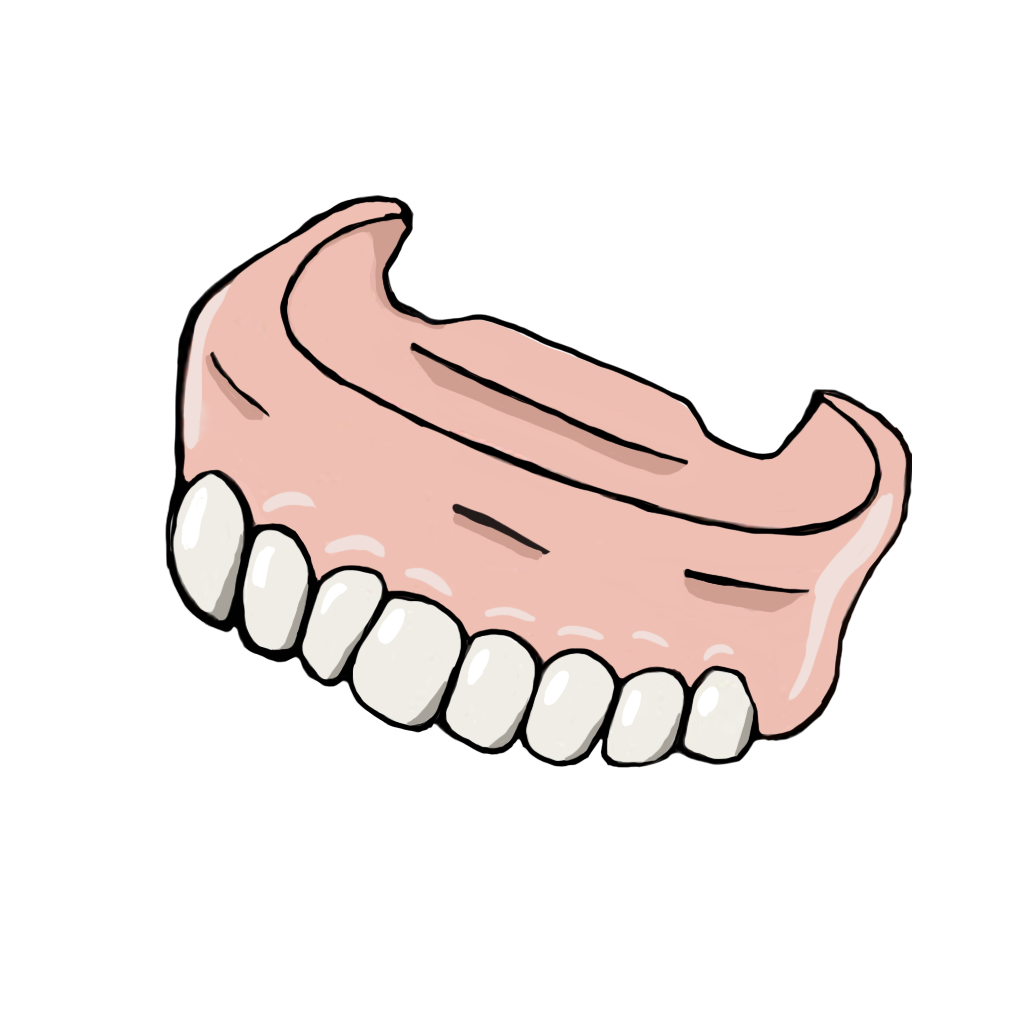
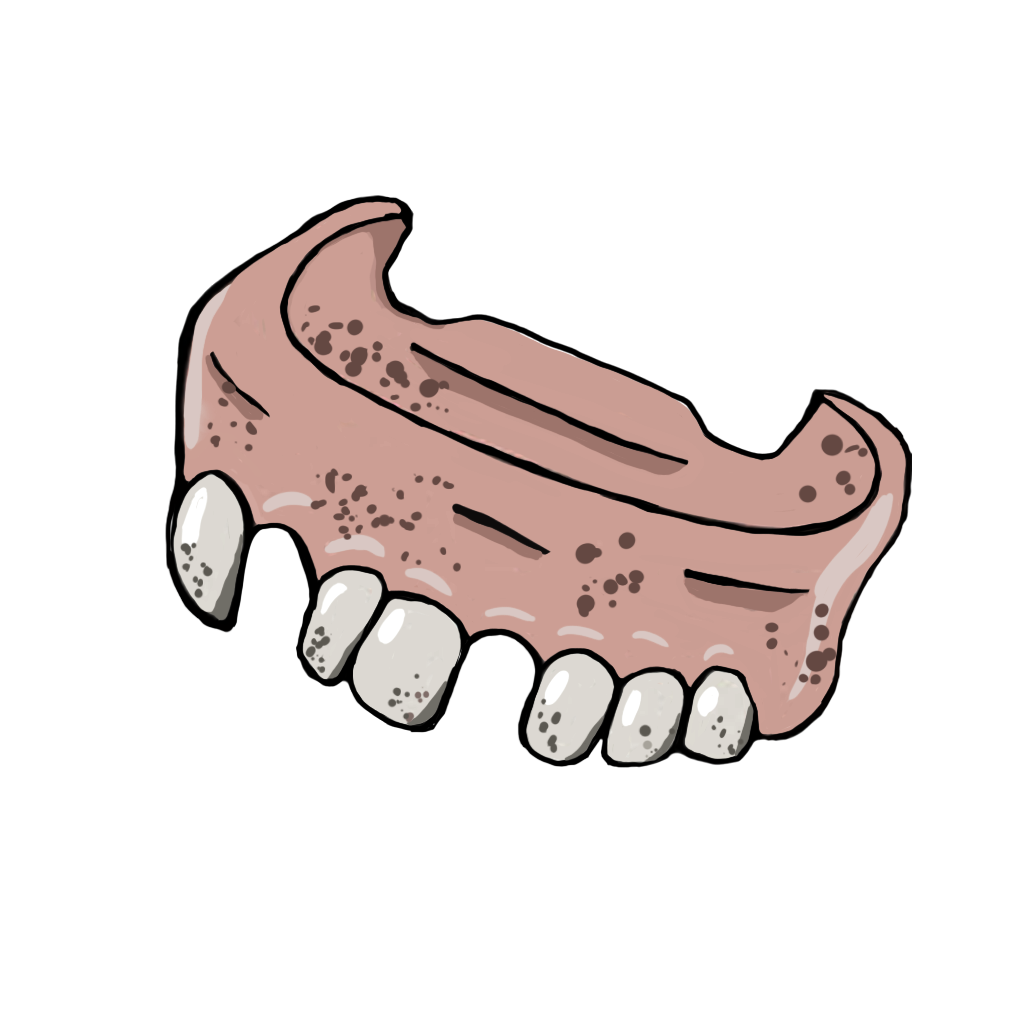
The second (1024, 1024) image is a revision of the first. Changes to its layers:
added layer "Layer 2" above "Layer 1 copy" over [180, 305, 868, 758]
added layer "Layer 1 copy" above "Layer 1" over [170, 195, 911, 767]
hid "Layer 1" over [170, 195, 911, 767]
